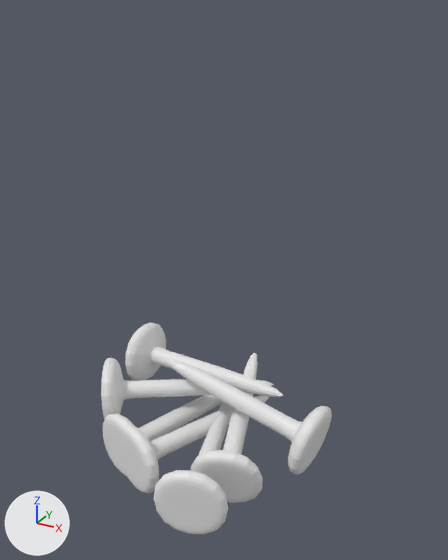
Renders of the Blender file Swords and Sails/Sploosh assets/Nail.blend from each side of a commit.
Camera for both pictures: a camera (50 mm lens) standing at (0.0886, -0.1728, 0.1316) and looking at (0.0058, -0.0221, 0.0563). Arrows for +X, +Y and +Z are at lower left; the lights stay in place.
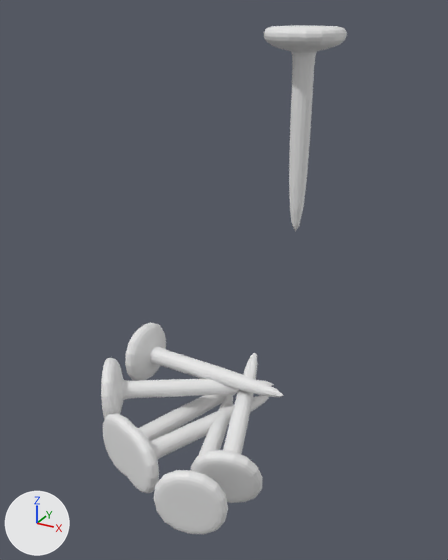
What differs and where, as boxes [x1, y1, x2, y2] in the pictures (448 x 560 px):
'Cube', moved, turned
    before: [166, 359, 332, 474]
    after: [264, 25, 347, 231]

Patch to the scene script:
```diff
--- a/Swords and Sails/Sploosh assets/Nail.blend.py
+++ b/Swords and Sails/Sploosh assets/Nail.blend.py
@@ ob_cube @@
 ob_cube = bpy.data.objects.new('Cube', me_cube_002)
-ob_cube.location = (0.0214, -0.023, 0.0132)
-ob_cube.rotation_euler = (1.757, 0.0454, 1.506)  # degrees (101, 2.6, 86)
+ob_cube.location = (0.02, -0.002, 0.1087)
 _m = ob_cube.modifiers.new('Subdivision', 'SUBSURF')
```
